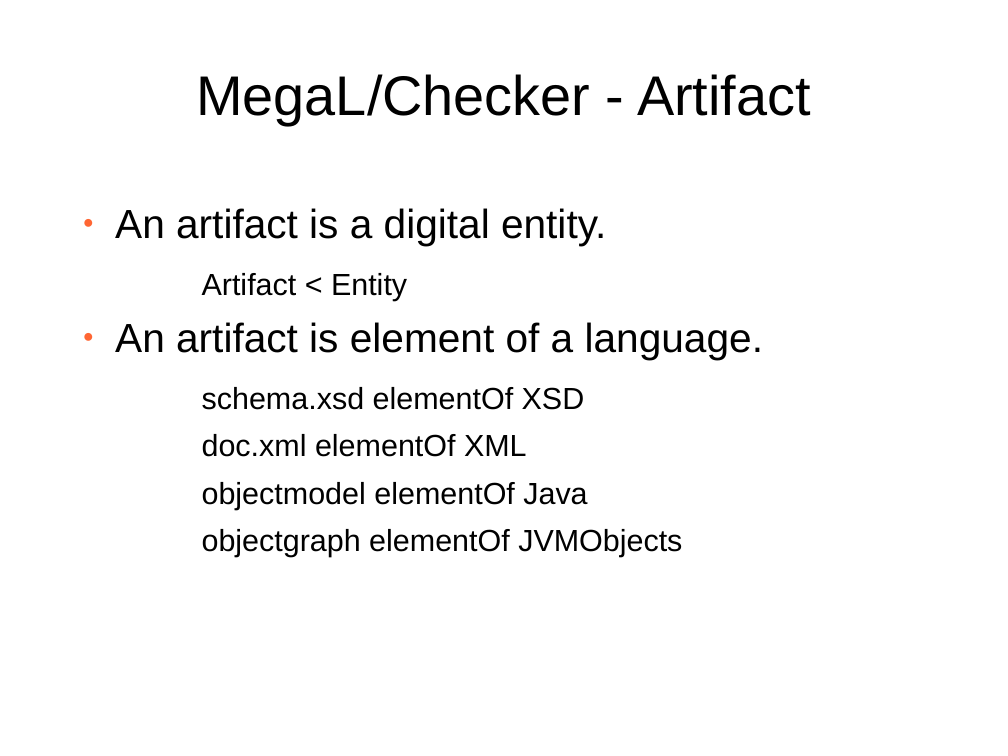
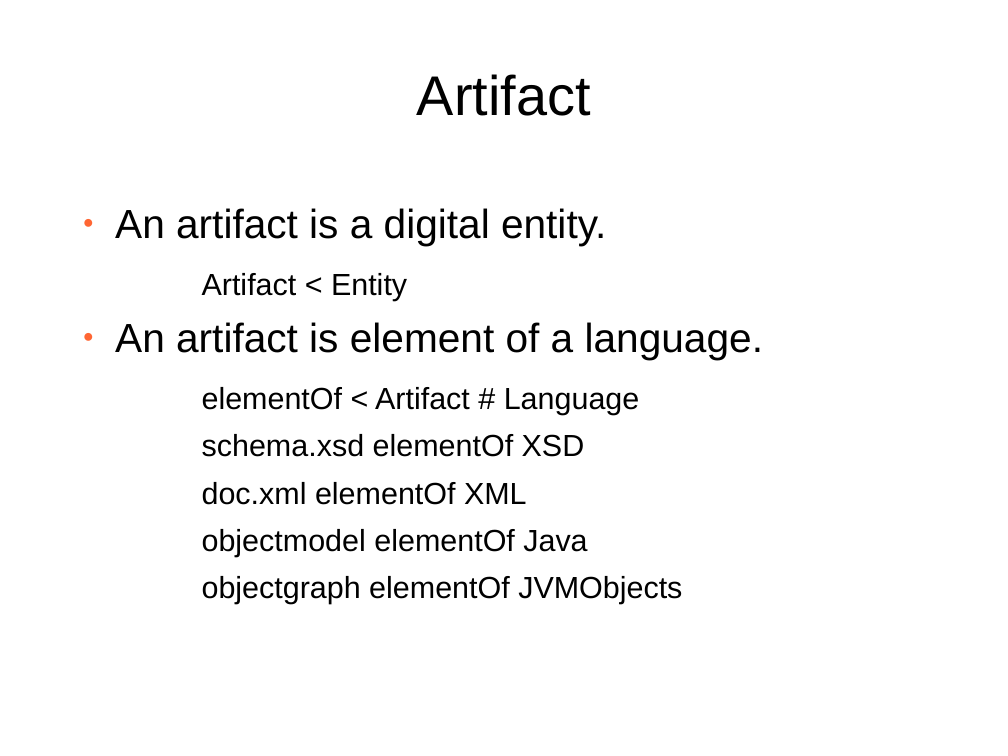
Before and after one commit to softlang/megalib, a slide deck: slide 14 of docs/LanguageDescription.odp (slide 11 before the commit). Drawn at 1008x756 pixels with LibreOffice and Linux fonts; fonts in the diff are those of the drawing; background and template pictures are left out. Boxes give left, top, right and bottom in pixels: in the first picture for what was removed or moved away, otherwise in the second. Text is boxed around its words. In the diff, an @@ line names an element or a change of style, - is before the commit and + after.

```diff
--- a/docs/LanguageDescription.odp
+++ b/docs/LanguageDescription.odp
@@ title at (417,74,591,116): text changed @@
-MegaL/Checker - Artifact
+Artifact
@@ text at (202,387,640,415): paragraph added @@
+    − elementOf < Artifact # Language
```
Also in this commit, not shown: 35 other slides changed, 14 slides added, 4 slides removed, 2 other files.
